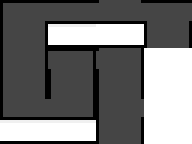
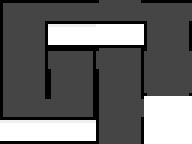
Layered file, before and after one edit (192 x 144). Changes by layer:
painted on "Capa 3" over [144, 48, 192, 96]
